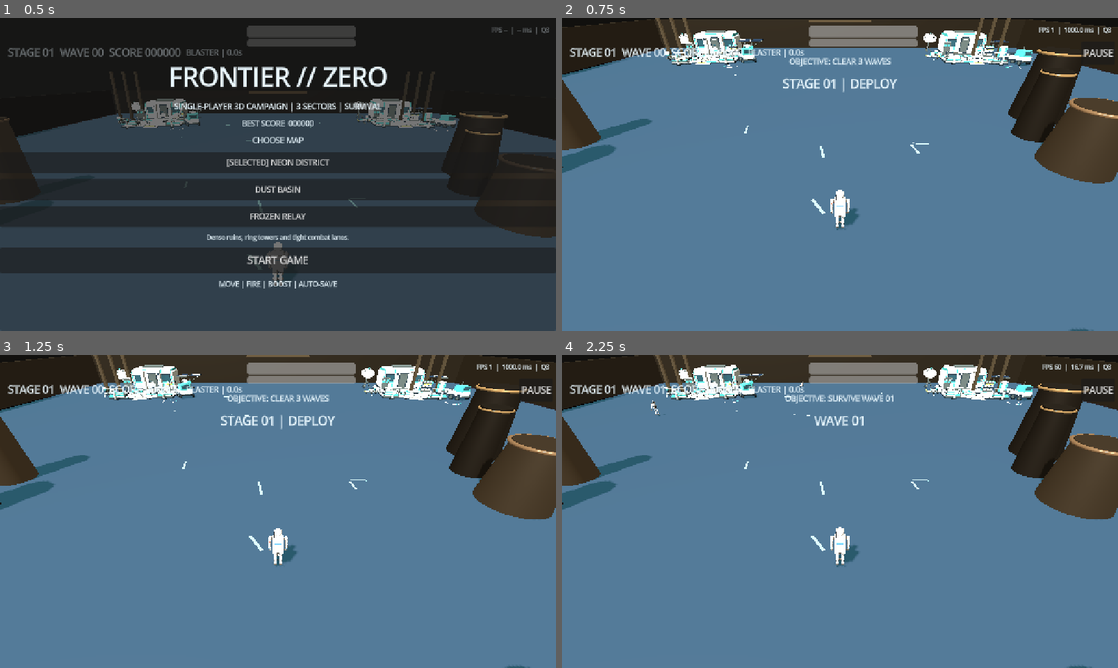
Above: before the commit, frames 1-4 (two rows, left to right).
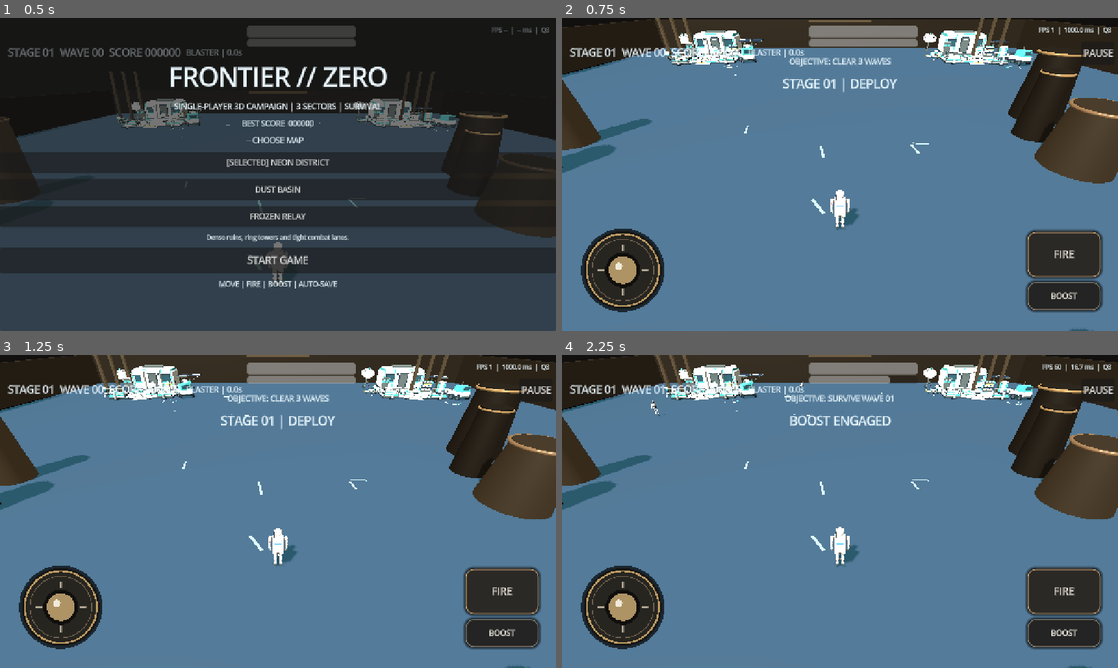
Above: after the commit, the same moments.

Repository: TomasThrawat/Hyouka-AAA-Style-3D-Godot-Android
Game: Godot game, scene res://Main.tscn
Two runs of this game, one before a commit and one after it. Both use one fixed random seed, a clock stepped at 60 frames per second and the inputs below.
Inputs (mouse positions are in pixels of both pictures, inside the frame that each line leads up to):
- Up to frame 1 (0.5 s): no input
- Up to frame 2 (0.75 s): click "START GAME" at 0.5 s
- Up to frame 3 (1.25 s): no input
- Up to frame 4 (2.25 s): click (1062, 592) at 1.25 s, where only the run after the commit has a clickable "FIRE"; click (1062, 633) at 2 s, where only the run after the commit has a clickable "BOOST"

Frame 1 is identical in both runs. In frame 2, 6.7% of the frame differs, in the area x 3-98%, y 67-94%; in frame 3, 6.7%; in frame 4, 7.2%, in the area x 3-98%, y 6-94%.
Error before the commit: Parse Error: Cannot infer the type of "scale_x" variable because the value doesn't have a set type. (res://joystick.gd:43)

Commit message:
fix: finish mobile visual asset and joystick integration

Diff:
--- a/joystick.gd
+++ b/joystick.gd
@@ -40,8 +40,8 @@
 
 func _pointer_to_local(viewport_position: Vector2) -> Vector2:
 	var rect := get_global_rect()
-	var scale_x := size.x / max(rect.size.x, 1.0)
-	var scale_y := size.y / max(rect.size.y, 1.0)
+	var scale_x: float = size.x / max(rect.size.x, 1.0)
+	var scale_y: float = size.y / max(rect.size.y, 1.0)
 	return Vector2(
 		(viewport_position.x - rect.position.x) * scale_x,
 		(viewport_position.y - rect.position.y) * scale_y
Binary file changed: assets/enemy_android.glb
Binary file changed: assets/orbital_field_station.glb
Binary file changed: assets/player_astronaut.glb
